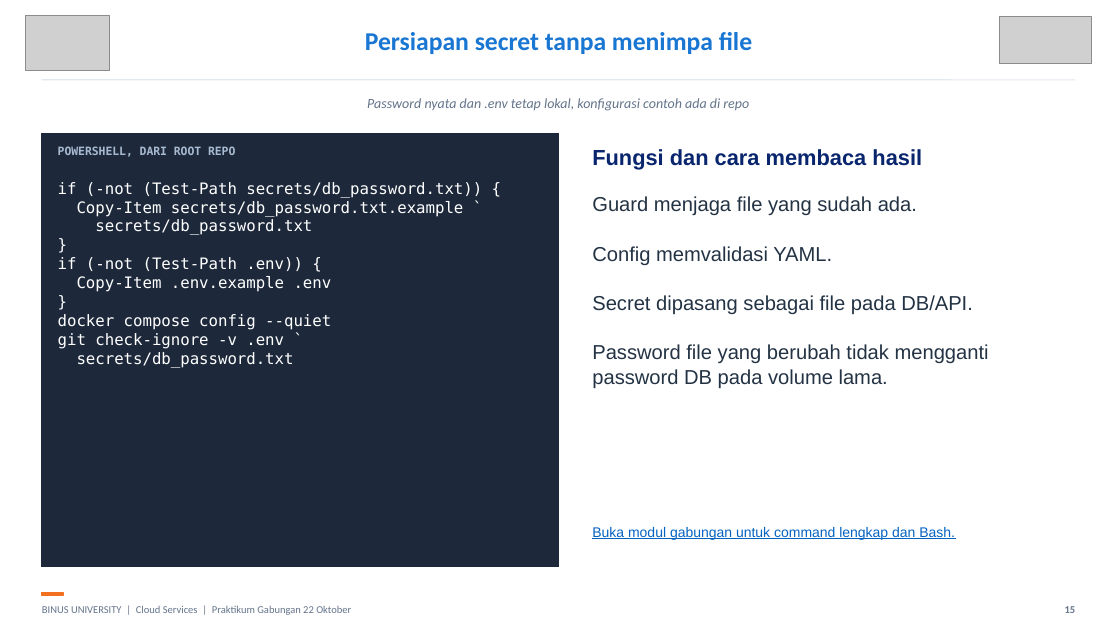
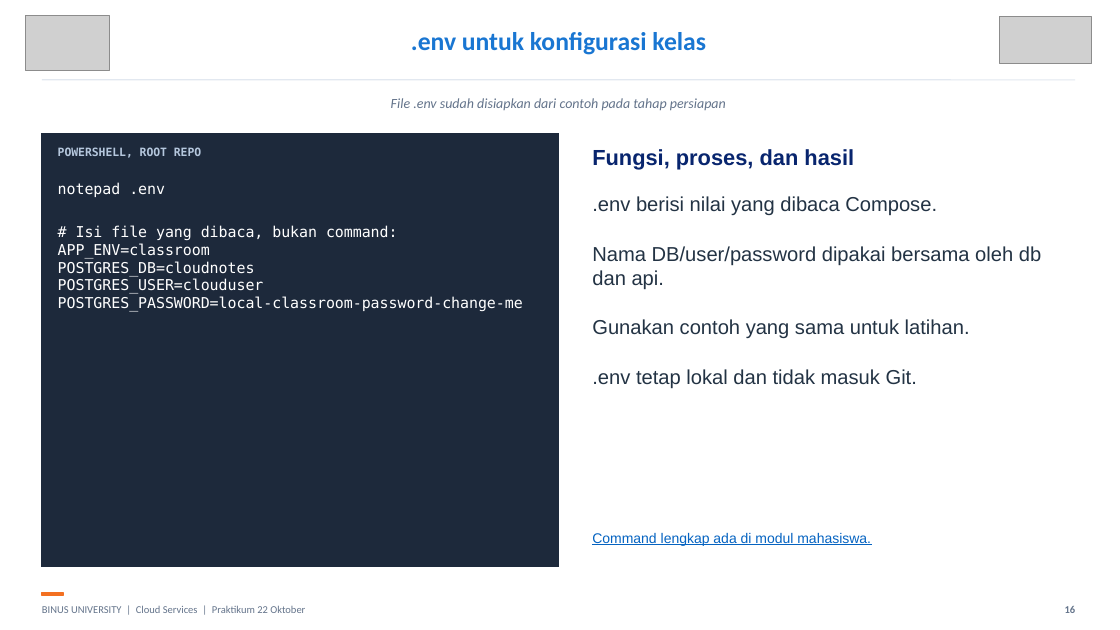
Before and after one commit to SeedFlora/meet6CloudService, a slide deck: slide 16 of slides/LAB_GABUNGAN_DOCKER_CORE_COMPOSE_22_OKTOBER.pptx (slide 15 before the commit). Drawn at 1120x630 pixels with LibreOffice and Linux fonts; fonts in the diff are those of the drawing; grey boxes stand for pictures. Boxes give left, top, right and bottom in pixels: in the first picture for what was removed or moved away, otherwise in the second. Text is boxed around its words. In the diff, an @@ line names an element or a change of style, - is before the commit and + after.

Commit message:
Make Core and Compose workshop linear, local, and ready for classroom use

```diff
--- a/slides/LAB_GABUNGAN_DOCKER_CORE_COMPOSE_22_OKTOBER.pptx
+++ b/slides/LAB_GABUNGAN_DOCKER_CORE_COMPOSE_22_OKTOBER.pptx
@@ text at (411, 32, 706, 55): text changed @@
-Persiapan secret tanpa menimpa file
+.env untuk konfigurasi kelas
@@ text at (391, 98, 726, 110): text changed @@
-Password nyata dan .env tetap lokal, konfigurasi contoh ada di repo
+File .env sudah disiapkan dari contoh pada tahap persiapan
@@ text at (58, 147, 201, 158): text changed; text colour #A8BAD1 to #B5C7DD @@
-POWERSHELL, DARI ROOT REPO
+POWERSHELL, ROOT REPO
@@ text at (592, 149, 854, 170): text changed @@
-Fungsi dan cara membaca hasil
+Fungsi, proses, dan hasil
@@ text at (58, 182, 523, 312): text changed; size 13.5 to 12.8 pt @@
-if (-not (Test-Path secrets/db_password.txt)) {
-Copy-Item secrets/db_password.txt.example `
-secrets/db_password.txt
-}
-if (-not (Test-Path .env)) {
-Copy-Item .env.example .env
-}
-docker compose config --quiet
-git check-ignore -v .env `
-secrets/db_password.txt
+notepad .env
+# Isi file yang dibaca, bukan command:
+APP_ENV=classroom
+POSTGRES_DB=cloudnotes
+POSTGRES_USER=clouduser
+POSTGRES_PASSWORD=local-classroom-password-change-me
@@ text at (592, 196, 1041, 389): text changed @@
-Guard menjaga file yang sudah ada.
-Config memvalidasi YAML.
-Secret dipasang sebagai file pada DB/API.
-Password file yang berubah tidak mengganti password DB pada volume lama.
+.env berisi nilai yang dibaca Compose.
+Nama DB/user/password dipakai bersama oleh db dan api.
+Gunakan contoh yang sama untuk latihan.
+.env tetap lokal dan tidak masuk Git.
@@ text at (592, 533, 871, 546): text changed @@
-Buka modul gabungan untuk command lengkap dan Bash.
+Command lengkap ada di modul mahasiswa.
@@ text at (42, 605, 305, 613): text changed @@
-BINUS UNIVERSITY | Cloud Services | Praktikum Gabungan 22 Oktober
+BINUS UNIVERSITY | Cloud Services | Praktikum 22 Oktober
```
Also in this commit, not shown: 19 other slides changed, 10 slides added, 9 slides removed, 17 other files.
